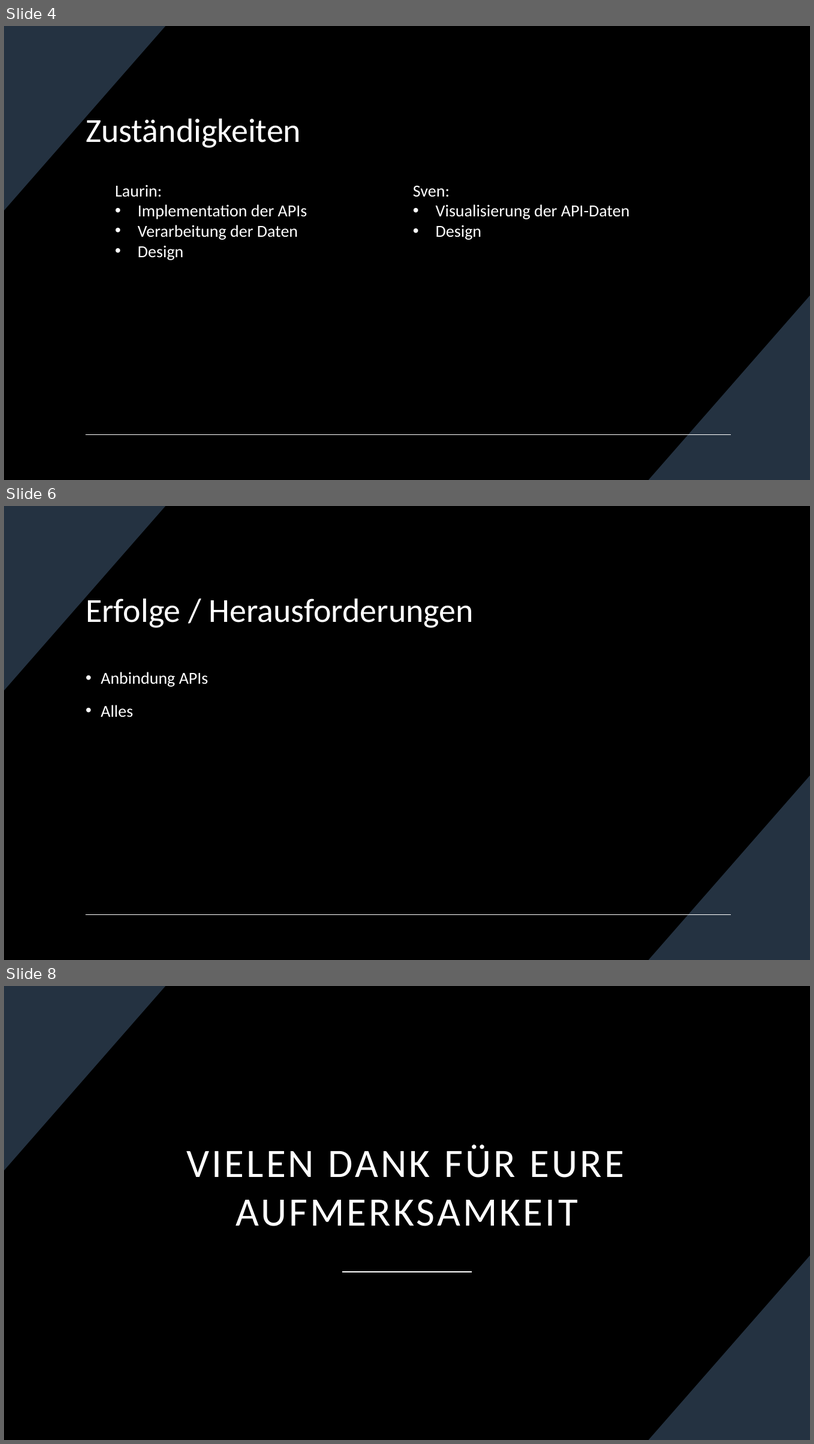
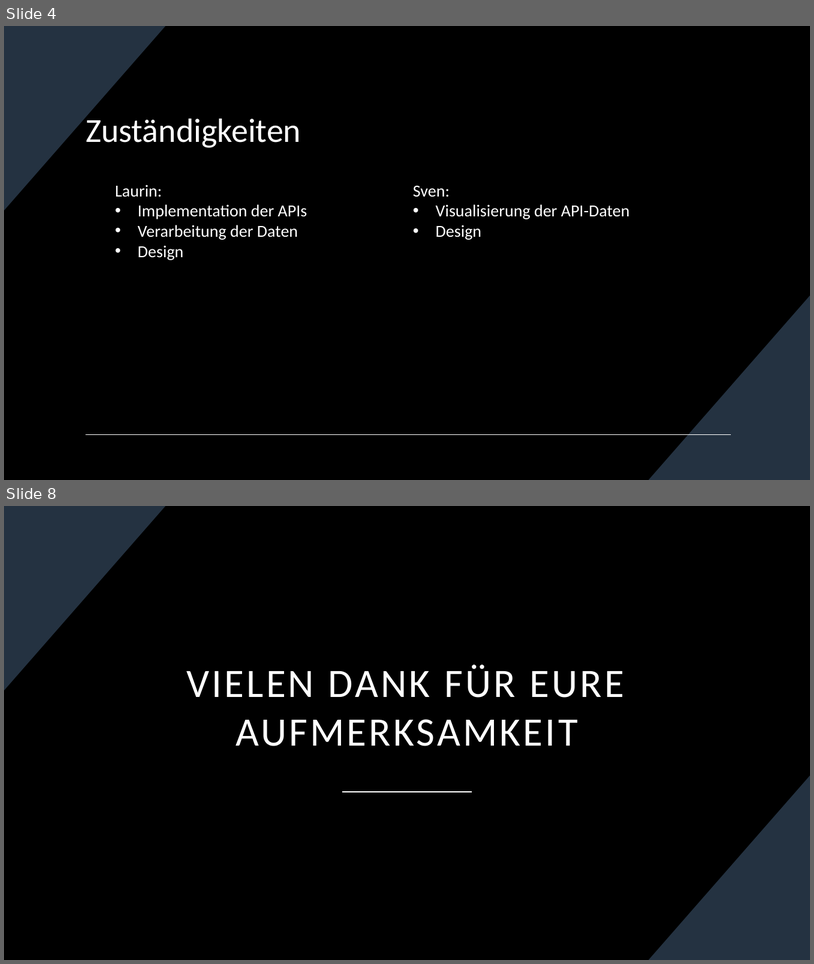
Before and after one commit to AaloFanaa/htldo5_swp, a slide deck: ScreenTale/Projektmanagement/Projekt Präsentationen/ScreenTale Zwischenpräsentation _14_02_2024.pptx. Shown one above the other, each under a label of ours: slides 4, 6 and 8 before the commit, slides 4 and 8 after it; the slides between them are not shown. The pictures are 814x1444 and 814x964 pixels, drawn with LibreOffice and Linux fonts; fonts in the diff are those of the drawing. Boxes give left, top, right and bottom in pixels: in the first picture for what was removed or moved away, otherwise in the second. Text is boxed around its words. In the diff, an @@ line names an element or a change of style, - is before the commit and + after.

```diff
--- a/ScreenTale/Projektmanagement/Projekt Präsentationen/ScreenTale Zwischenpräsentation _14_02_2024.pptx
+++ b/ScreenTale/Projektmanagement/Projekt Präsentationen/ScreenTale Zwischenpräsentation _14_02_2024.pptx
@@ slide 6 removed at (4, 506, 810, 960), background #000000; not listed: 3 template elements that a slide beside it also shows @@
@@ title removed at (86, 594, 474, 628) @@
-Erfolge / Herausforderungen
@@ text removed at (101, 672, 209, 717) @@
-• Anbindung APIs
-• Alles
```
Also in this commit, not shown: 3 slides changed, 1 slide added.
